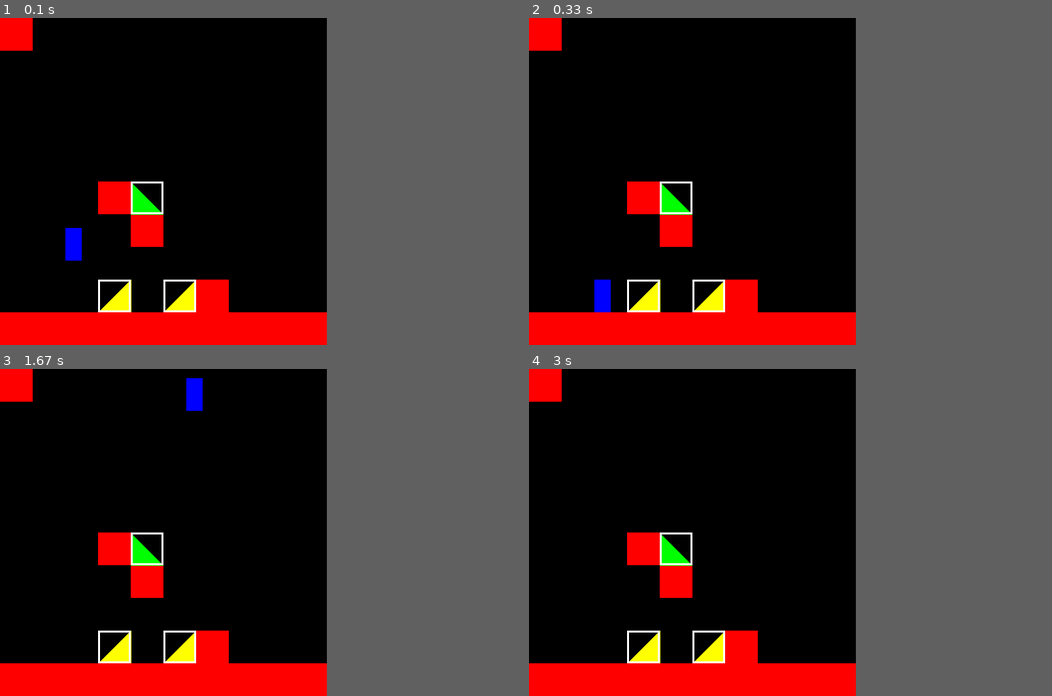
Above: before the commit, frames 1-4 (two rows, left to right).
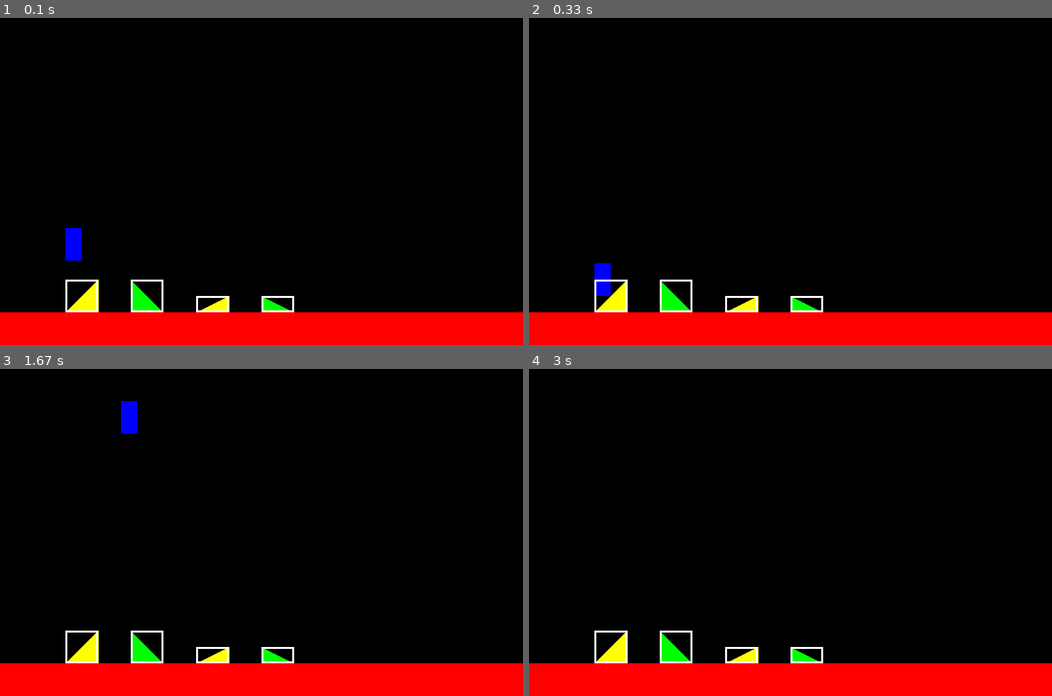
Above: after the commit, the same moments.

Repository: tea-enjoyer11/PlatformerGame0
Game: pygame game, started from app.py
Two runs of this game, one before a commit and one after it. Both use one fixed random seed, a clock stepped at 60 frames per second and the inputs below.
Inputs:
- Up to frame 1 (0.1 s): no input
- Up to frame 2 (0.33 s): no input
- Up to frame 3 (1.67 s): hold D 0.33-0.8 s; hold D 0.83-1.3 s; tap Space at 0.9, 1.2, 1.4 s; hold A from 1.33 s (still down)
- Up to frame 4 (3 s): tap Space at 1.7, 1.97, 2.27, 2.4, 2.7 s; release A at 1.87 s; hold A 1.9-2.3 s; hold D 2.33-2.97 s
In our replay, the window is 500x500 before the commit and 800x500 after it. These sizes can differ from the game's own. Grey fills any space a smaller window leaves; there, only what the larger window draws over its background counts as a difference.

The runs differ from the first frame. In frame 1, 8.3% of the frame differs, in the area x 0-100%, y 0-100%; in frame 2, 8.6%; in frame 3, 9.0%; in frame 4, 8.3%.

Commit message:
neue test tiles

Diff:
--- a/app.py
+++ b/app.py
@@ -6,7 +6,7 @@
 
 mainClock = pygame.time.Clock()
 pygame.init()
-screen = pygame.display.set_mode((500, 500), 0, 32)
+screen = pygame.display.set_mode((800, 500), 0, 32)
 
 
 class TileType(Enum):
@@ -137,7 +137,8 @@
 
 # generate test map
 tiles: list[Ramp | Tile] = [Tile("red", Vector2(0, 0)), Ramp('red', Vector2(3, 8), TileType.RAMP_RIGHT), Ramp('red', Vector2(5, 8), TileType.RAMP_RIGHT), Tile('red', Vector2(6, 8)), Tile('red', Vector2(4, 6)), Ramp('red', Vector2(4, 5), TileType.RAMP_LEFT), Tile('red', Vector2(3, 5))]
-for i in range(10):
+tiles: list[Ramp | Tile] = [Ramp("red", Vector2(2, 8), TileType.RAMP_RIGHT), Ramp("red", Vector2(4, 8), TileType.RAMP_LEFT), Ramp("red", Vector2(6, 8), TileType.RAMP_RIGHT, 0.5), Ramp("red", Vector2(8, 8), TileType.RAMP_LEFT, 0.5), Ramp("red", Vector2(10, 8), TileType.RAMP_RIGHT, 1), Ramp("red", Vector2(12, 8), TileType.RAMP_LEFT, 1)]
+for i in range(16):
     tiles.append(Tile('red', Vector2(i, 9)))
 
 p = player(Vector2(100, 300))
